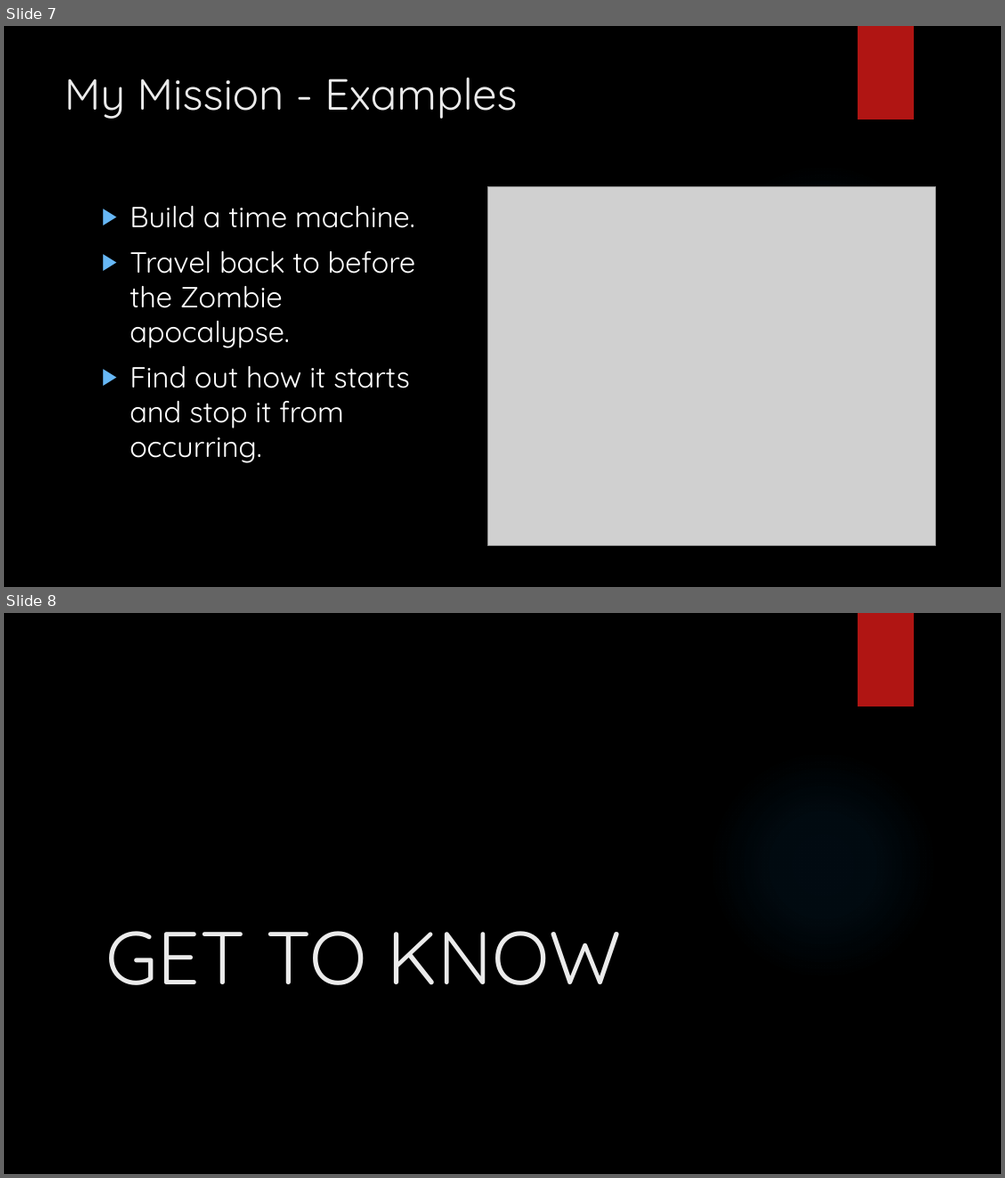
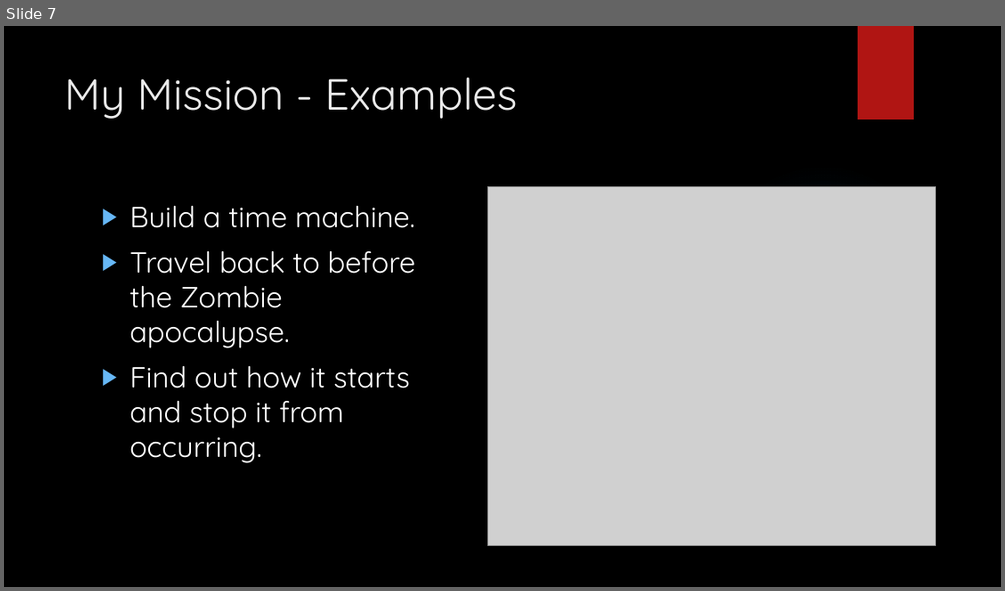
Before and after one commit to LogolsLLC/Logols-May2018, a slide deck: Slides/01_CourseIntroduction.pptx. Shown one above the other, each under a label of ours: slides 7 and 8 before the commit, slide 7 after it. The pictures are 1005x1178 and 1005x591 pixels, drawn with LibreOffice and Linux fonts; fonts in the diff are those of the drawing; grey boxes stand for pictures; background and template pictures are left out. Boxes give left, top, right and bottom in pixels: in the first picture for what was removed or moved away, otherwise in the second. Text is boxed around its words. In the diff, an @@ line names an element or a change of style, - is before the commit and + after.

```diff
--- a/Slides/01_CourseIntroduction.pptx
+++ b/Slides/01_CourseIntroduction.pptx
@@ slide 8 removed at (4,613,1001,1174), background picture (left out); not listed: 2 template elements that a slide beside it also shows @@
@@ title removed at (105,931,622,985) @@
-GET TO KNOW
```
Also in this commit, not shown: 12 other files.
